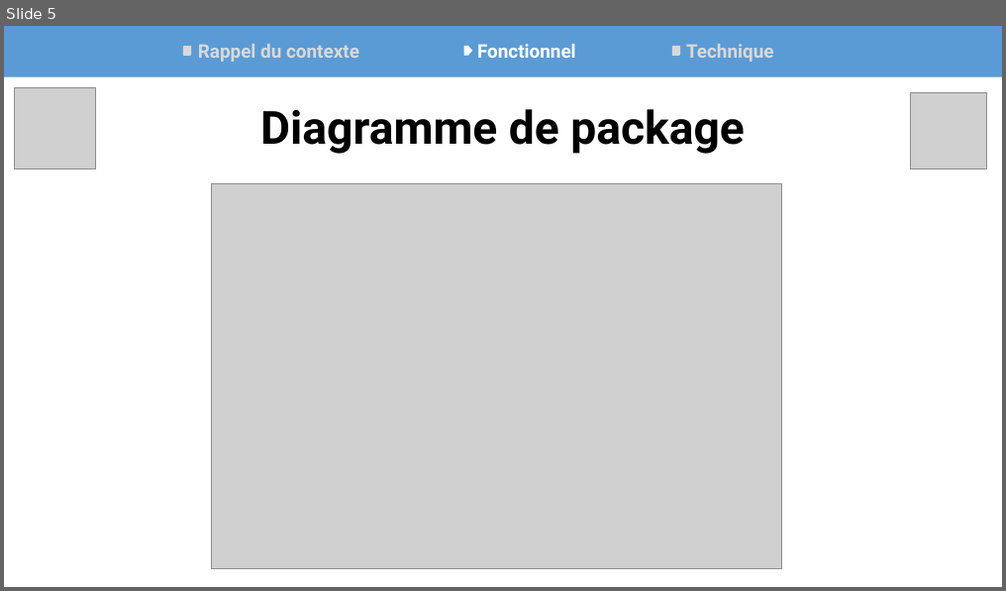
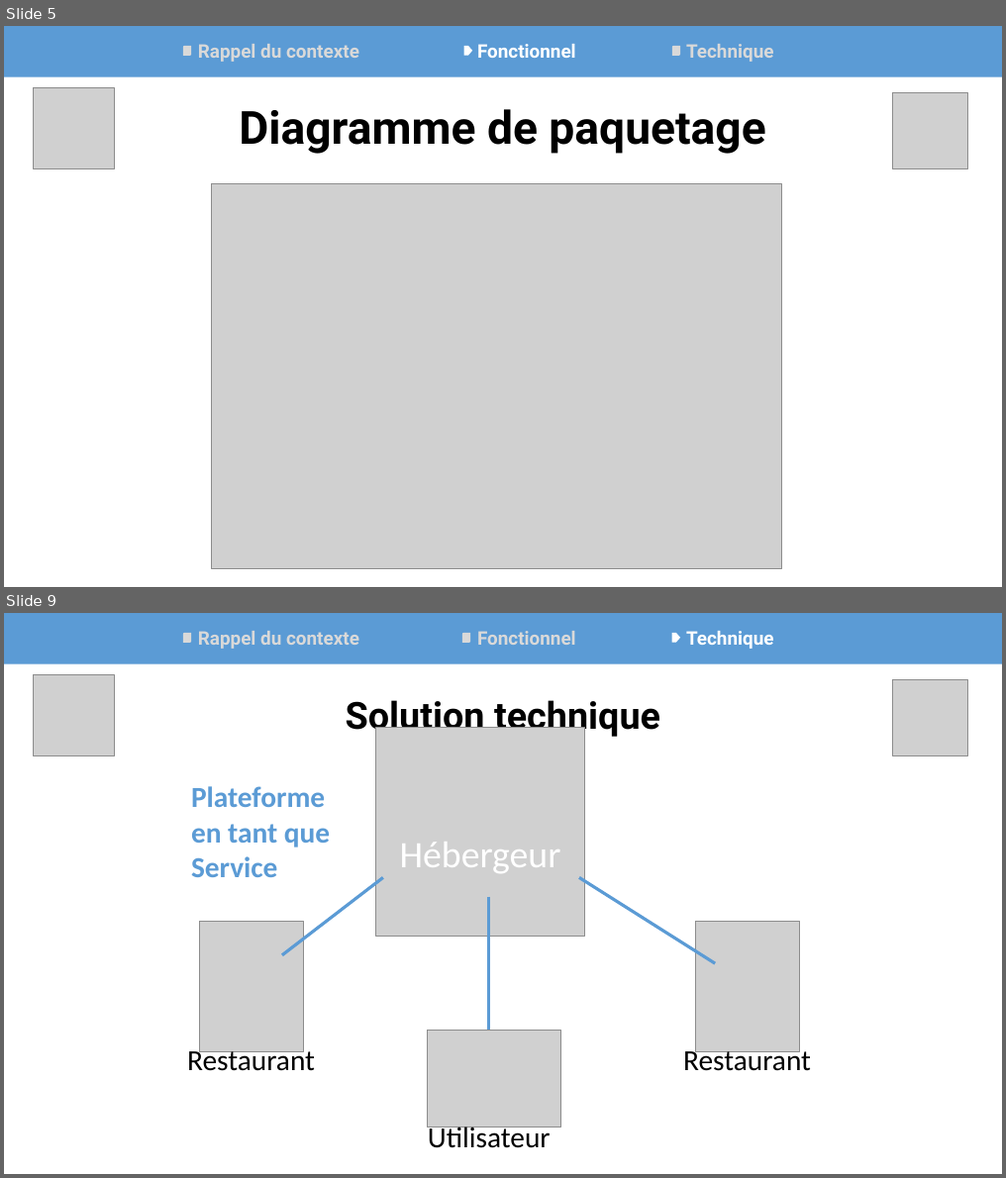
Before and after one commit to Synkied/OC_Projet-4, a slide deck: doc/Projet4_OCPizza_Arguments.pptx. Shown one above the other, each under a label of ours: slide 5 before the commit, slides 5 and 9 after it; the slides between them are not shown. The pictures are 1006x591 and 1006x1178 pixels, drawn with LibreOffice and Linux fonts; fonts in the diff are those of the drawing; grey boxes stand for pictures. Boxes give left, top, right and bottom in pixels: in the first picture for what was removed or moved away, otherwise in the second. Text is boxed around its words. In the diff, an @@ line names an element or a change of style, - is before the commit and + after.

```diff
--- a/doc/Projet4_OCPizza_Arguments.pptx
+++ b/doc/Projet4_OCPizza_Arguments.pptx
@@ slide 9 added at (4, 613, 1002, 1174), background #FFFFFF @@
@@ rectangle added at (4, 613, 1002, 663), fill #5B9BD5 @@
@@ round diag rect added at (183, 633, 191, 642), fill #D9D9D9 @@
@@ text added at (198, 631, 359, 649), 18 pt, text #D9D9D9, bold @@
+Rappel du contexte
@@ round diag rect added at (462, 633, 470, 642), fill #D9D9D9 @@
@@ text added at (477, 631, 576, 645), 18 pt, text #D9D9D9, bold @@
+Fonctionnel
@@ pentagon arrow added at (672, 633, 680, 642), fill #FFFFFF @@
@@ text added at (686, 631, 774, 649), 18 pt, text #FFFFFF, bold @@
+Technique
@@ picture added at (33, 674, 114, 756) @@
@@ text added at (346, 700, 660, 738), 36 pt, text #000000, bold @@
+Solution technique
@@ picture added at (892, 679, 968, 756) @@
@@ picture added at (376, 728, 585, 937) @@
@@ text added at (191, 786, 330, 877), 28 pt, text #5B9BD5, bold @@
+Plateforme
+en tant que
+Service
@@ text added at (400, 842, 561, 873), 36 pt, text #FFFFFF @@
+Hébergeur
@@ line added from (383, 878) to (282, 956), #5B9BD5 3 pt @@
@@ line added from (580, 878) to (715, 964), #5B9BD5 3 pt @@
@@ line added from (488, 897) to (488, 1030), #5B9BD5 3 pt @@
@@ picture added at (199, 922, 303, 1052) @@
@@ picture added at (695, 922, 799, 1052) @@
@@ text added at (187, 1046, 315, 1071), 28 pt, text #000000 @@
+Restaurant
@@ picture added at (427, 1030, 561, 1128) @@
@@ text added at (683, 1046, 811, 1071), 28 pt, text #000000 @@
+Restaurant
@@ text added at (428, 1124, 550, 1149), 28 pt, text #000000 @@
+Utilisateur
@@ slide 5 changed as well @@
@@ picture: place and size @@
-picture at (15, 87, 96, 169)
+picture at (33, 87, 114, 169)
@@ text at (239, 109, 765, 154): text changed @@
-Diagramme de package
+Diagramme de paquetage
@@ picture: place and size @@
-picture at (910, 92, 986, 169)
+picture at (892, 92, 968, 169)
```
Also in this commit, not shown: 7 other slides changed, 2 other slides added, 8 other files.
